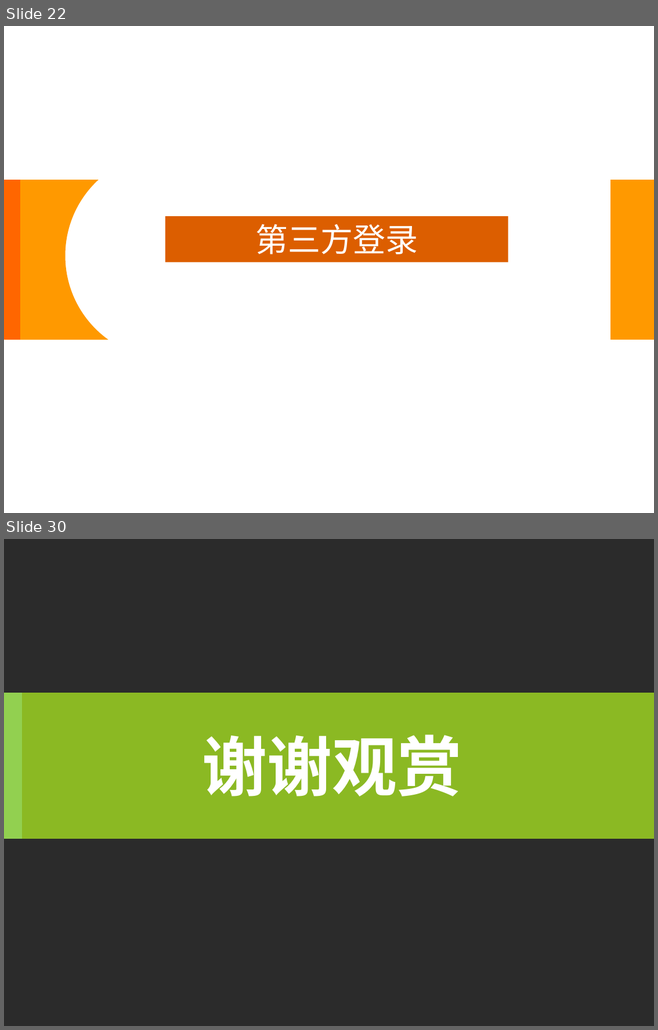
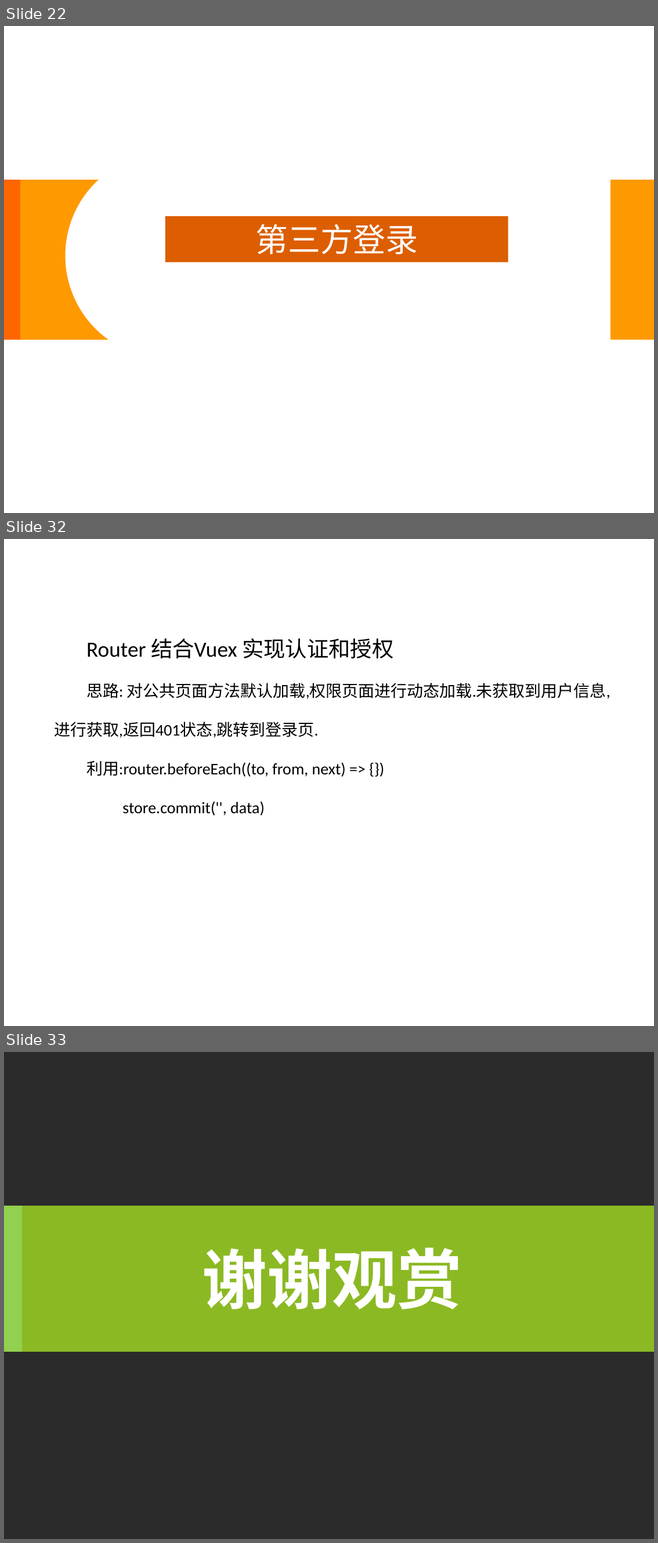
Before and after one commit to wmz6762/security-demo, a slide deck: Spring Security.pptx. Shown one above the other, each under a label of ours: slides 22 and 30 before the commit, slides 22, 32 and 33 after it; the slides between them are not shown. The pictures are 658x1030 and 658x1543 pixels, drawn with LibreOffice and Linux fonts; fonts in the diff are those of the drawing; background and template pictures are left out; a plain dark background stands for a picture behind light text. Boxes give left, top, right and bottom in pixels: in the first picture for what was removed or moved away, otherwise in the second. Text is boxed around its words. In the diff, an @@ line names an element or a change of style, - is before the commit and + after.

```diff
--- a/Spring Security.pptx
+++ b/Spring Security.pptx
@@ slide 32 added at (x1=4, y1=539, x2=654, y2=1026), background picture (left out) @@
@@ text added at (x1=54, y1=638, x2=610, y2=816), 18 pt, text #000000 @@
+Router 结合Vuex 实现认证和授权
+思路: 对公共页面方法默认加载,权限页面进行动态加载.未获取到用户信息,进行获取,返回401状态,跳转到登录页.
+利用:router.beforeEach((to, from, next) => {})
+store.commit('', data)
@@ what was slide 30 is now slide 33 @@
```
Also in this commit, not shown: 12 slides changed, 5 other slides added, 3 slides removed, 6 other files.
